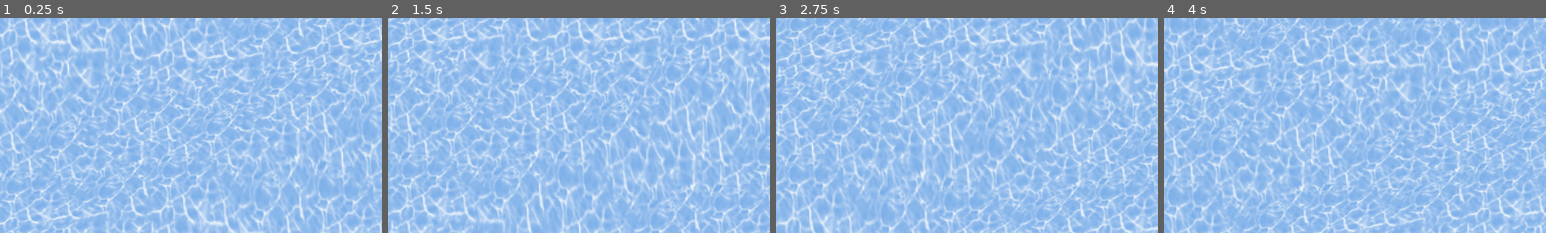
Above: before the commit, frames 1-4 (left to right).
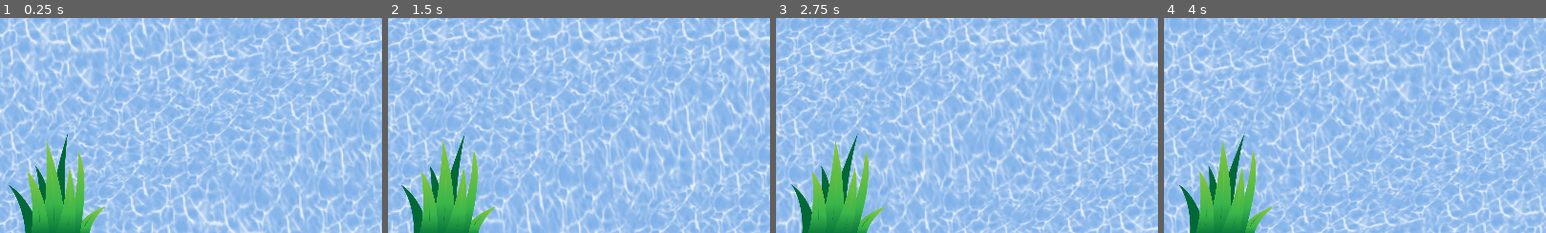
Above: after the commit, the same moments.

Repository: fj0lverkr/water-shader-test
Game: Godot game, scene res://scenes/main/main.tscn
Two runs of this game, one before a commit and one after it. Both use one fixed random seed, a clock stepped at 60 frames per second and the inputs below.
Inputs:
- Up to frame 1 (0.25 s): no input
- Up to frame 2 (1.5 s): no input
- Up to frame 3 (2.75 s): no input
- Up to frame 4 (4 s): no input
The pictures show only the part of the screen within x 10-60%, y 50-100%; the shares and areas given below are measured in that part.

The runs differ from the first frame. In frame 1, 4.9% of the frame differs, in the area x 2-28%, y 53-100%; in frame 2, 4.9%; in frame 3, 4.9%, in the area x 4-29%, y 53-100%; in frame 4, 4.9%.

Commit message:
Add small vertex shader example

Diff:
--- /dev/null
+++ b/assets/shaders/grass.gdshader
@@ -0,0 +1,7 @@
+shader_type canvas_item;
+
+void vertex() {
+	if(VERTEX.y < 0.0){
+		VERTEX += vec2(sin(TIME*0.5) * 100.0, 0.0);
+	}
+}
--- /dev/null
+++ b/scenes/grass/grass.tscn
@@ -0,0 +1,11 @@
+[gd_scene load_steps=4 format=3 uid="uid://bjus42htcqye"]
+
+[ext_resource type="Texture2D" uid="uid://t2k433un2j7d" path="res://assets/textures/lawn-1417835_640.png" id="1_881ab"]
+[ext_resource type="Shader" path="res://assets/shaders/grass.gdshader" id="1_rgavy"]
+
+[sub_resource type="ShaderMaterial" id="ShaderMaterial_sbvkw"]
+shader = ExtResource("1_rgavy")
+
+[node name="Grass" type="Sprite2D"]
+material = SubResource("ShaderMaterial_sbvkw")
+texture = ExtResource("1_881ab")
--- a/scenes/main/main.tscn
+++ b/scenes/main/main.tscn
@@ -1,7 +1,8 @@
-[gd_scene load_steps=4 format=3 uid="uid://bdlmqtdb87466"]
+[gd_scene load_steps=5 format=3 uid="uid://bdlmqtdb87466"]
 
 [ext_resource type="Script" path="res://scenes/main/main.gd" id="1_3250c"]
 [ext_resource type="PackedScene" uid="uid://b34g5s1yqes5k" path="res://scenes/water/water.tscn" id="1_t83b2"]
+[ext_resource type="PackedScene" uid="uid://bjus42htcqye" path="res://scenes/grass/grass.tscn" id="3_d58ff"]
 
 [sub_resource type="LabelSettings" id="LabelSettings_p6p0i"]
 font_size = 48
@@ -18,3 +19,7 @@
 offset_bottom = 23.0
 text = "FPS: "
 label_settings = SubResource("LabelSettings_p6p0i")
+
+[node name="Grass" parent="." instance=ExtResource("3_d58ff")]
+position = Vector2(200, 577)
+scale = Vector2(0.25, 0.25)
Binary file added: assets/textures/lawn-1417835_640.png
Not shown, added: assets/textures/lawn-1417835_640.png.import
